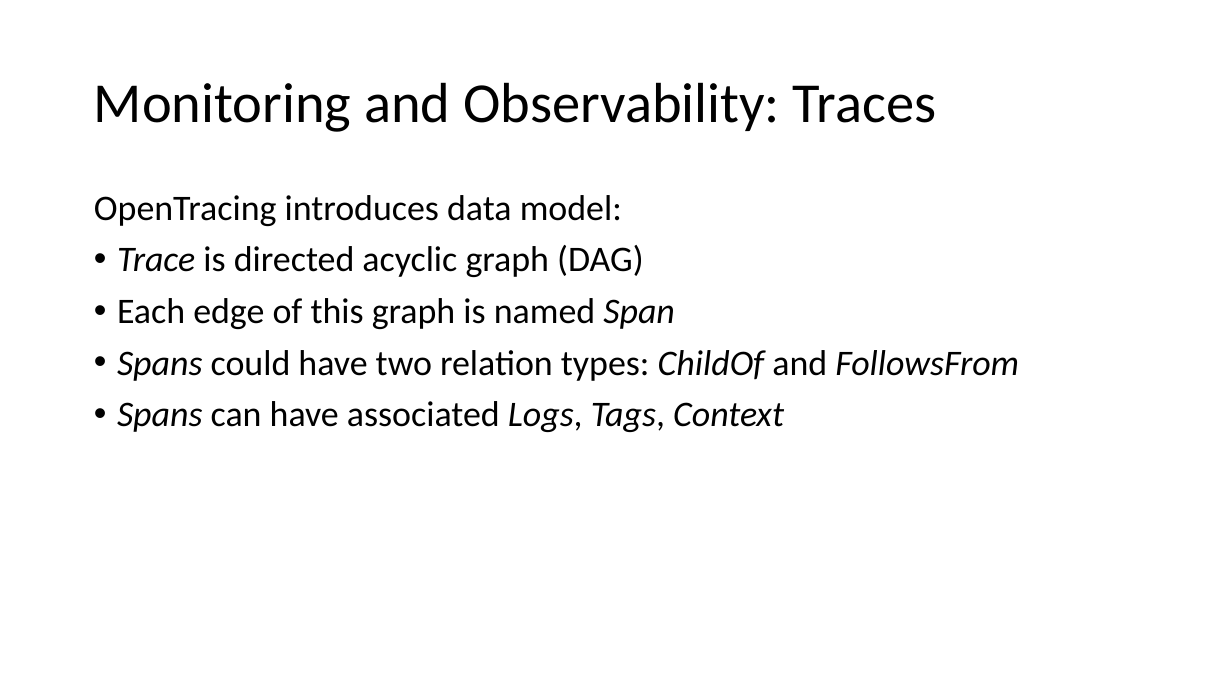
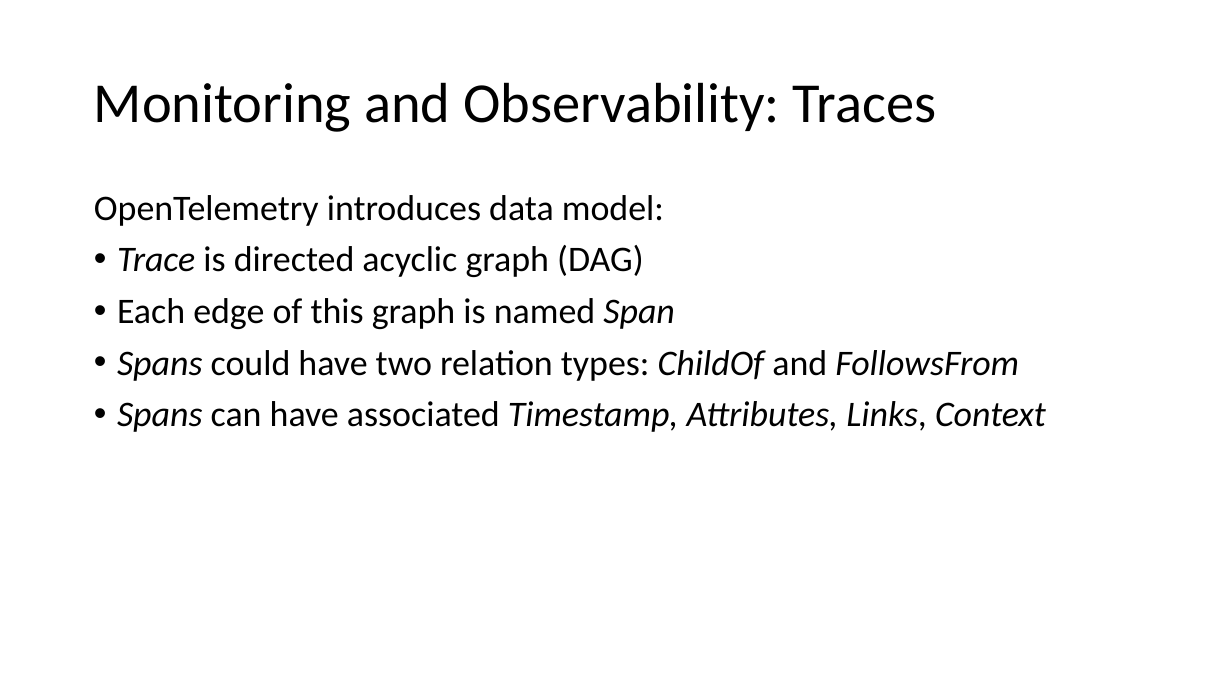
Before and after one commit to v1r7u/cloud_computing_old, a slide deck: slide 58 of presentations/05_Monitoring_Pricing.pptx (slide 54 before the commit). Drawn at 1232x693 pixels with LibreOffice and Linux fonts; fonts in the diff are those of the drawing. Boxes give left, top, right and bottom in pixels: in the first picture for what was removed or moved away, otherwise in the second. Text is boxed around its words. In the diff, an @@ line names an element or a change of style, - is before the commit and + after.

```diff
--- a/presentations/05_Monitoring_Pricing.pptx
+++ b/presentations/05_Monitoring_Pricing.pptx
@@ text at bbox=[94, 195, 664, 226]: text changed @@
-OpenTracing introduces data model:
+OpenTelemetry introduces data model:
@@ text at bbox=[117, 401, 1046, 432]: text changed @@
-• Spans can have associated Logs, Tags, Context
+• Spans can have associated Timestamp, Attributes, Links, Context
```
Also in this commit, not shown: 10 other slides changed, 5 slides added, 19 other files.
